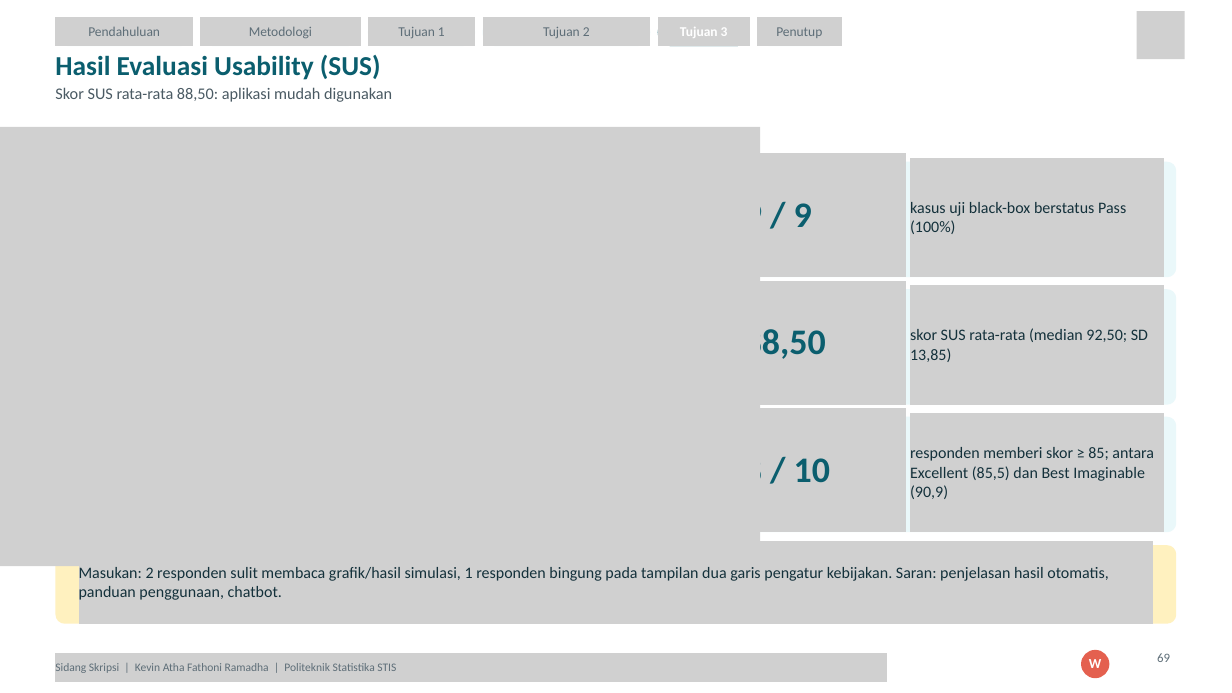
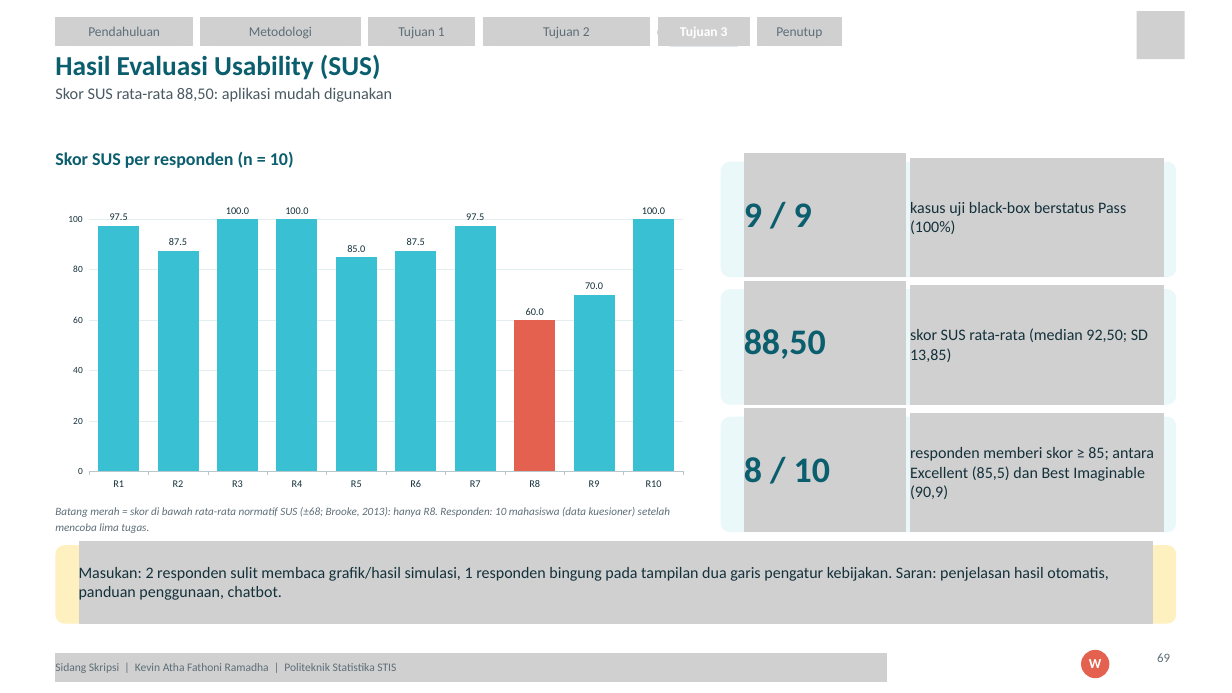
Before and after one commit to Kevinramadha/Skripsi, a slide deck: slide 69 of PPT Sidang - Lengkap (revisi dosen).pptx. Drawn at 1232x693 pixels with LibreOffice and Linux fonts; fonts in the diff are those of the drawing; grey boxes stand for pictures. Boxes give left, top, right and bottom in pixels: in the first picture for what was removed or moved away, otherwise in the second. Text is boxed around its words. In the diff, an @@ line names an element or a change of style, - is before the commit and + after.

```diff
--- a/PPT Sidang - Lengkap (revisi dosen).pptx
+++ b/PPT Sidang - Lengkap (revisi dosen).pptx
@@ picture removed at box(0, 127, 760, 566) @@
@@ text added at box(55, 152, 294, 168), 21 pt, text #0B5E6E, bold @@
+Skor SUS per responden (n = 10)
@@ column chart added at box(55, 188, 696, 496) @@
+categories: R1, R2, R3, R4, R5, R6, R7, R8, R9, R10
+Series 1: 97.5, 87.5, 100, 100, 85, 87.5, 97.5, 60, 70, 100
@@ text added at box(55, 507, 670, 533), 13 pt, text #5E6E78, italic @@
+Batang merah = skor di bawah rata-rata normatif SUS (±68; Brooke, 2013): hanya R8. Responden: 10 mahasiswa (data kuesioner) setelah mencoba lima tugas.
```
Also in this commit, not shown: 6 other slides changed, 2 other files.
